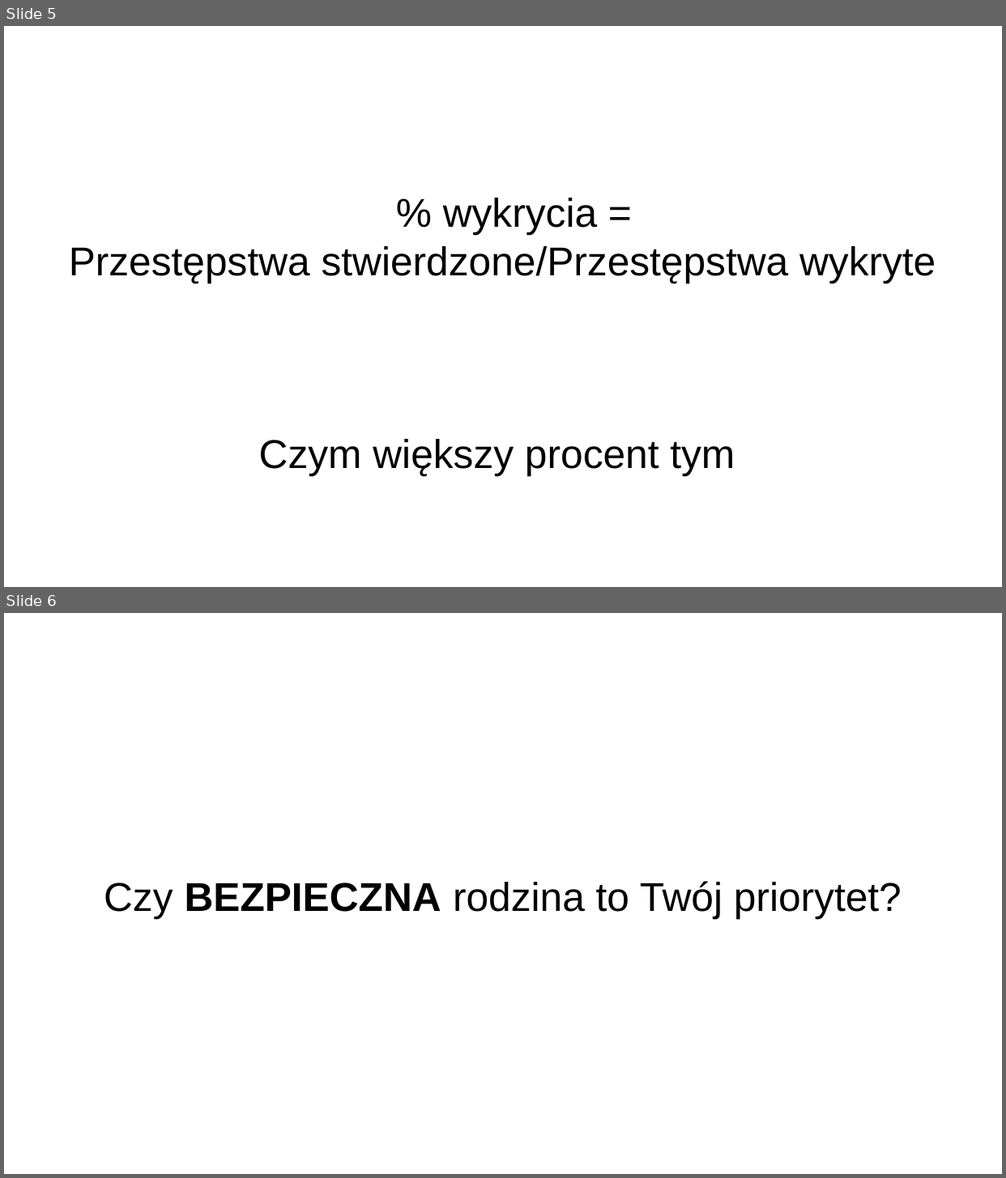
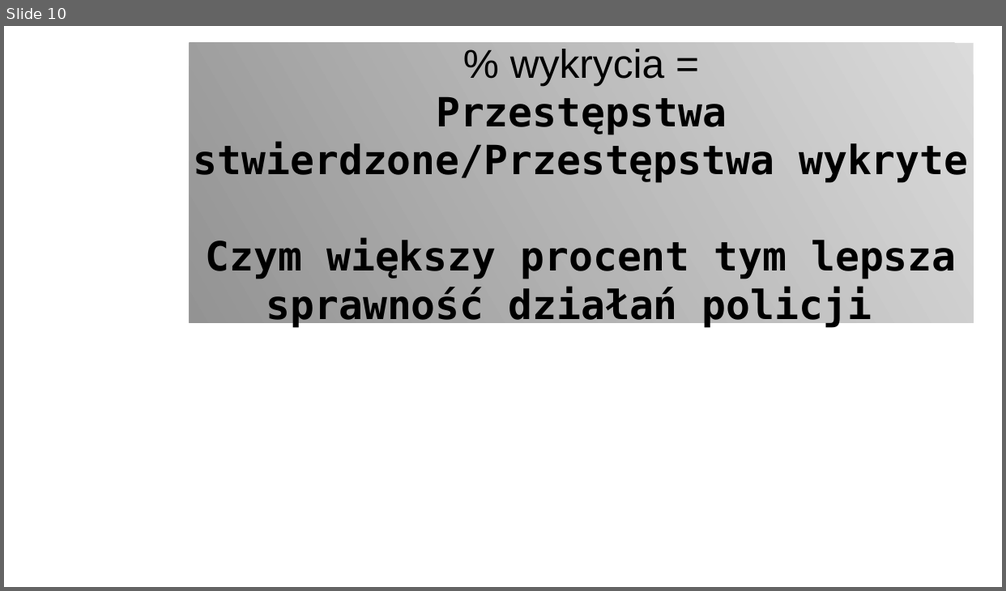
Before and after one commit to WoroON/SpisPowszechny, a slide deck: Prezentacja.odp. Shown one above the other, each under a label of ours: slides 5 and 6 before the commit, slide 10 after it. The pictures are 1006x1178 and 1006x591 pixels, drawn with LibreOffice and Linux fonts; fonts in the diff are those of the drawing; background and template pictures are left out. Boxes give left, top, right and bottom in pixels: in the first picture for what was removed or moved away, otherwise in the second. Text is boxed around its words. In the diff, an @@ line names an element or a change of style, - is before the commit and + after.

```diff
--- a/Prezentacja.odp
+++ b/Prezentacja.odp
@@ slide 6 removed at box(4, 613, 1002, 1174), background #FFFFFF @@
@@ subtitle removed at box(104, 881, 901, 918) @@
-Czy BEZPIECZNA rodzina to Twój priorytet?
@@ what was slide 5 is now slide 10 @@
@@ slide 10 changed as well @@
@@ subtitle "% wykrycia =": place and size @@
-subtitle "% wykrycia =" at box(69, 198, 936, 476)
+subtitle "% wykrycia =" at box(189, 43, 974, 323)
@@ subtitle "% wykrycia =" at box(189, 43, 974, 323): fill none to gradient #CCCCCC to #666666 @@
@@ subtitle at box(194, 96, 968, 183): font Arial to DejaVu Sans Mono, bold on in "Przestępstwa stwierdzone/Przestępstwa wykryte" @@
@@ subtitle at box(206, 238, 956, 328): text changed; font Arial to DejaVu Sans Mono; bold on @@
-Czym większy procent tym
+Czym większy procent tym lepsza sprawność działań policji
```
Also in this commit, not shown: 6 other slides changed, 6 slides added, 3 other slides removed.
